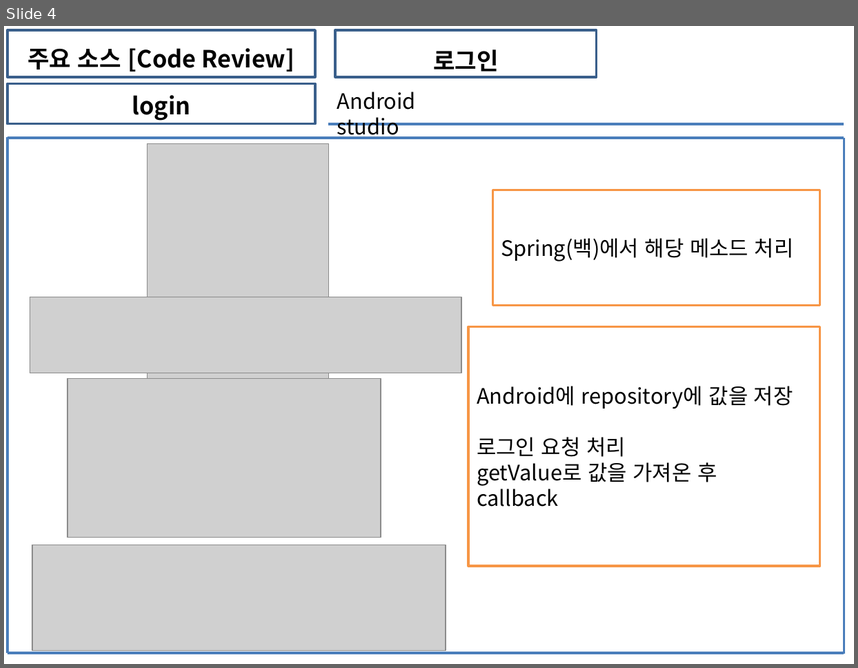
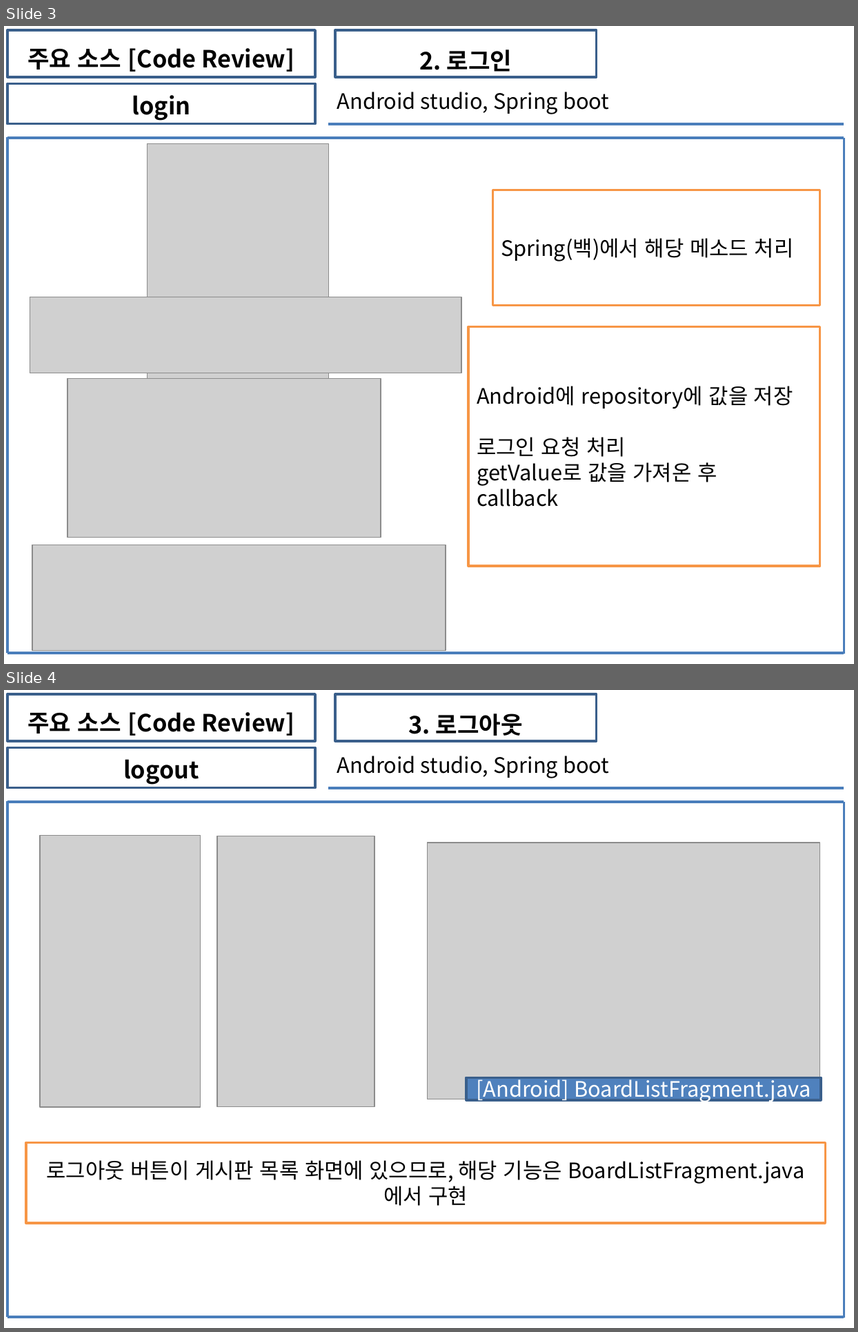
Before and after one commit to soh0256/5team, a slide deck: 개발 5팀 7차 미니 프로젝트 산출물 제출/3) KOSMO_77기_개발 5팀_Unit_Test_보고서.pptx. Shown one above the other, each under a label of ours: slide 4 before the commit, slides 3 and 4 after it. The pictures are 858x668 and 858x1332 pixels, drawn with LibreOffice and Linux fonts; fonts in the diff are those of the drawing; grey boxes stand for pictures. Boxes give left, top, right and bottom in pixels: in the first picture for what was removed or moved away, otherwise in the second. Text is boxed around its words. In the diff, an @@ line names an element or a change of style, - is before the commit and + after.

```diff
--- a/개발 5팀 7차 미니 프로젝트 산출물 제출/3) KOSMO_77기_개발 5팀_Unit_Test_보고서.pptx
+++ b/개발 5팀 7차 미니 프로젝트 산출물 제출/3) KOSMO_77기_개발 5팀_Unit_Test_보고서.pptx
@@ slide 4 added at (x1=4, y1=690, x2=854, y2=1328), background #FFFFFF @@
@@ rectangle added at (x1=7, y1=694, x2=315, y2=741), outline #3A5F8C 2 pt, 20 pt, text #000000, bold @@
+주요 소스 [Code Review]
@@ rectangle added at (x1=335, y1=694, x2=597, y2=741), outline #3A5F8C 2 pt, 20 pt, text #000000, bold @@
+3. 로그아웃
@@ rectangle added at (x1=7, y1=748, x2=315, y2=788), outline #3A5F8C 2 pt, 20 pt, text #000000, bold @@
+logout
@@ text added at (x1=337, y1=756, x2=609, y2=778), 18 pt, text #000000 @@
+Android studio, Spring boot
@@ line added from (329, 788) to (844, 788), #4B7EBC 2.25 pt @@
@@ line added from (7, 802) to (844, 802), #4B7EBC 2.25 pt @@
@@ line added from (7, 801) to (7, 1317), #4B7EBC 2.25 pt @@
@@ line added from (844, 802) to (844, 1317), #4B7EBC 2.25 pt @@
@@ picture added at (x1=40, y1=836, x2=201, y2=1107) @@
@@ picture added at (x1=217, y1=836, x2=375, y2=1107) @@
@@ picture added at (x1=428, y1=842, x2=820, y2=1098) @@
@@ rectangle added at (x1=466, y1=1078, x2=821, y2=1100), fill #4F81BD, outline #3A5F8C 2 pt, 18 pt, text #FFFFFF @@
+[Android] BoardListFragment.java
@@ rectangle added at (x1=26, y1=1142, x2=825, y2=1223), fill #FFFFFF, outline #F79646 2 pt, 18 pt, text #000000 @@
+로그아웃 버튼이 게시판 목록 화면에 있으므로, 해당 기능은 BoardListFragment.java에서 구현
@@ line added from (844, 1142) to (844, 1142), #4B7EBC 2.25 pt @@
@@ line added from (7, 1317) to (844, 1317), #4B7EBC 2.25 pt @@
@@ what was slide 4 is now slide 3 @@
@@ slide 3 changed as well @@
@@ text in rectangle at (x1=420, y1=49, x2=513, y2=76): text changed @@
-로그인
+2. 로그인
@@ text at (x1=337, y1=92, x2=609, y2=114): text changed @@
-Android studio
+Android studio, Spring boot
```
Also in this commit, not shown: 3 other slides changed, 9 other slides added, 1 slide removed.
